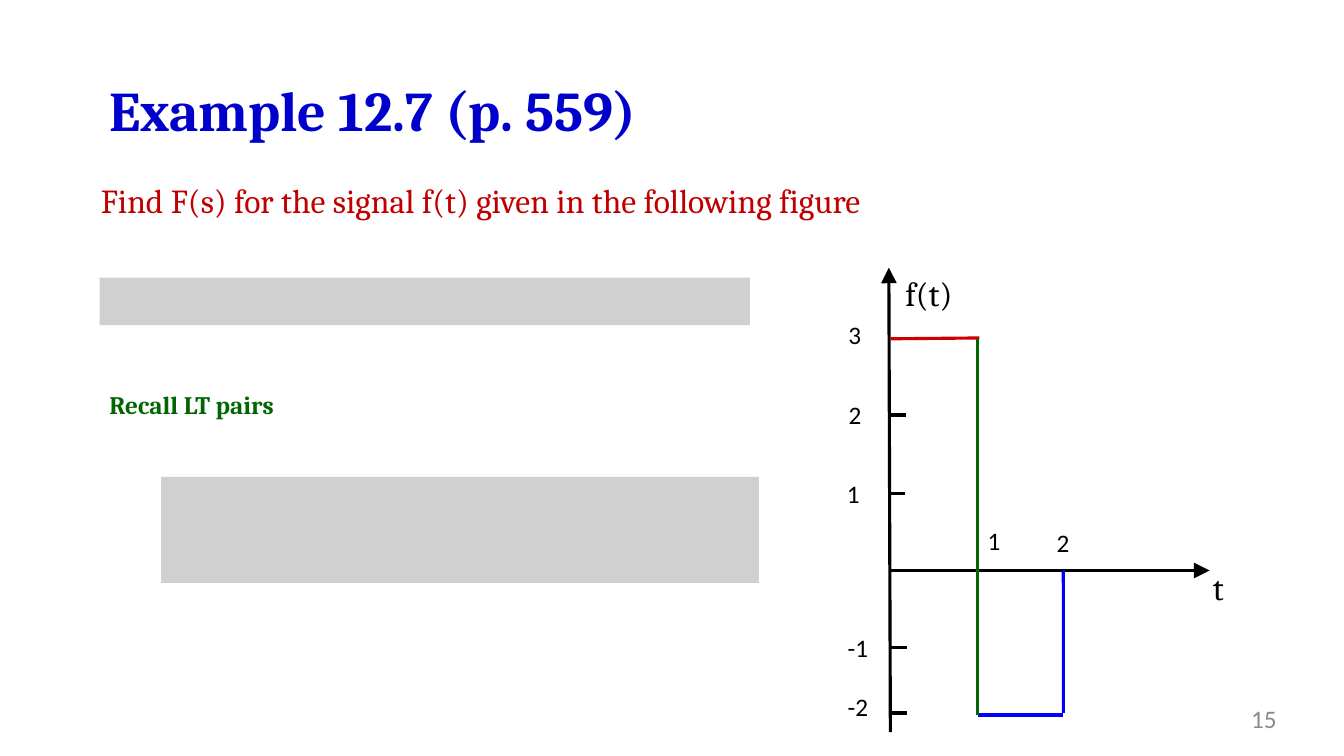
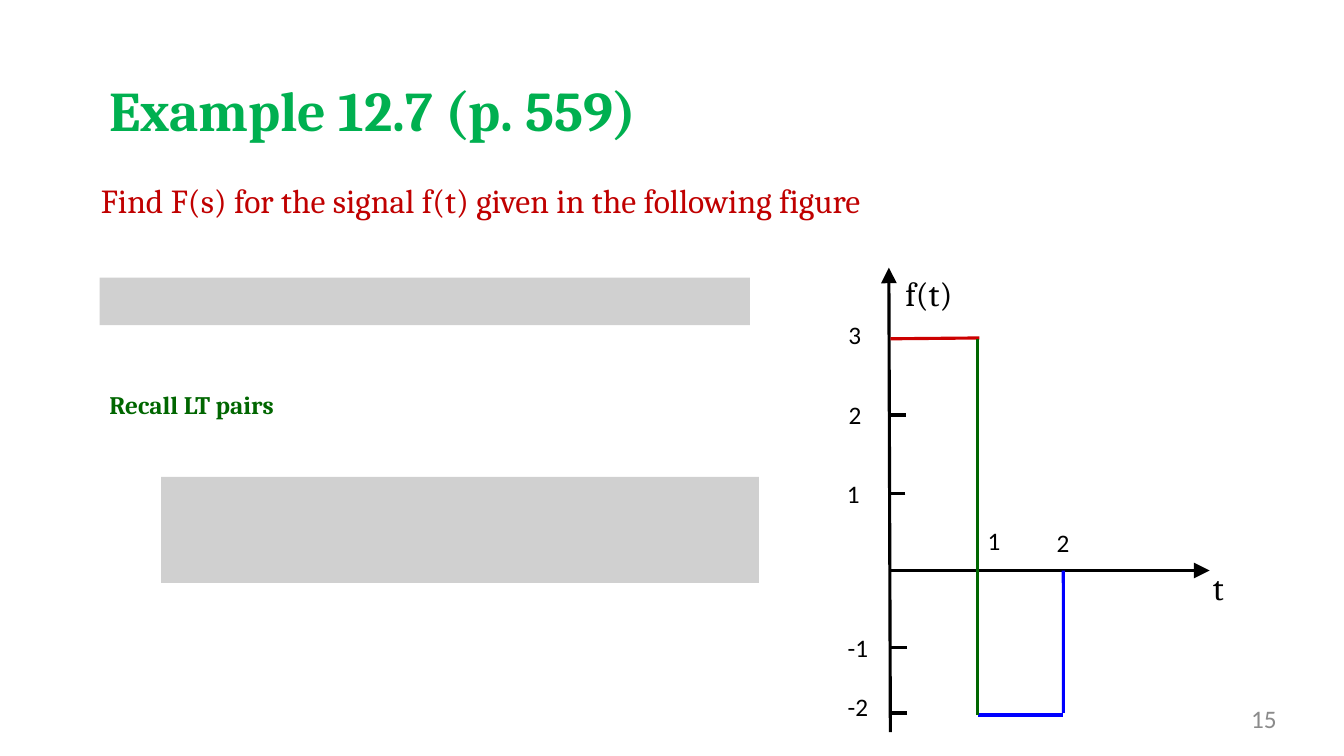
Before and after one commit to salmanrazzaq1993/AUM-WORK, a slide deck: slide 15 of PP WORK/Instructor Version/Week 2/Week 2 lecture 2 LT.pptx. Drawn at 1344x756 pixels with LibreOffice and Linux fonts; fonts in the diff are those of the drawing; grey boxes stand for pictures; background and template pictures are left out. Boxes give left, top, right and bottom in pixels: in the first picture for what was removed or moved away, otherwise in the second. Text is boxed around its words. In the diff, an @@ line names an element or a change of style, - is before the commit and + after.

```diff
--- a/PP WORK/Instructor Version/Week 2/Week 2 lecture 2 LT.pptx
+++ b/PP WORK/Instructor Version/Week 2/Week 2 lecture 2 LT.pptx
@@ text "Example 12.7 (p. 559)" at (109, 90, 636, 143): text colour #0000CC to #00B050 @@
```
Also in this commit, not shown: 1 slide added.
